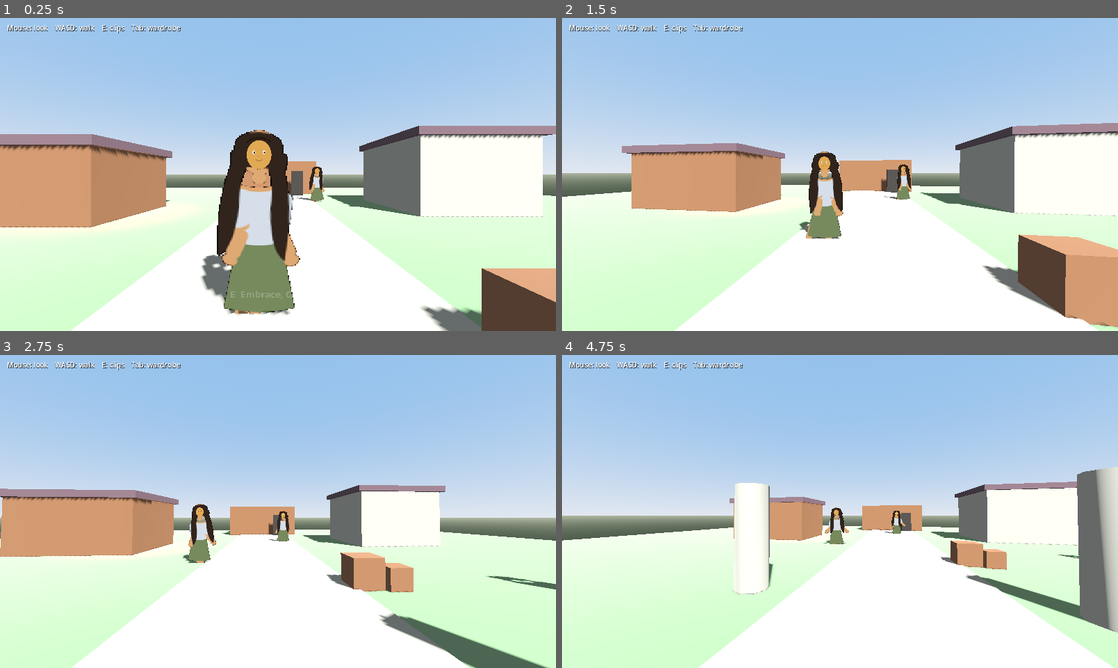
Above: before the commit, frames 1-4 (two rows, left to right).
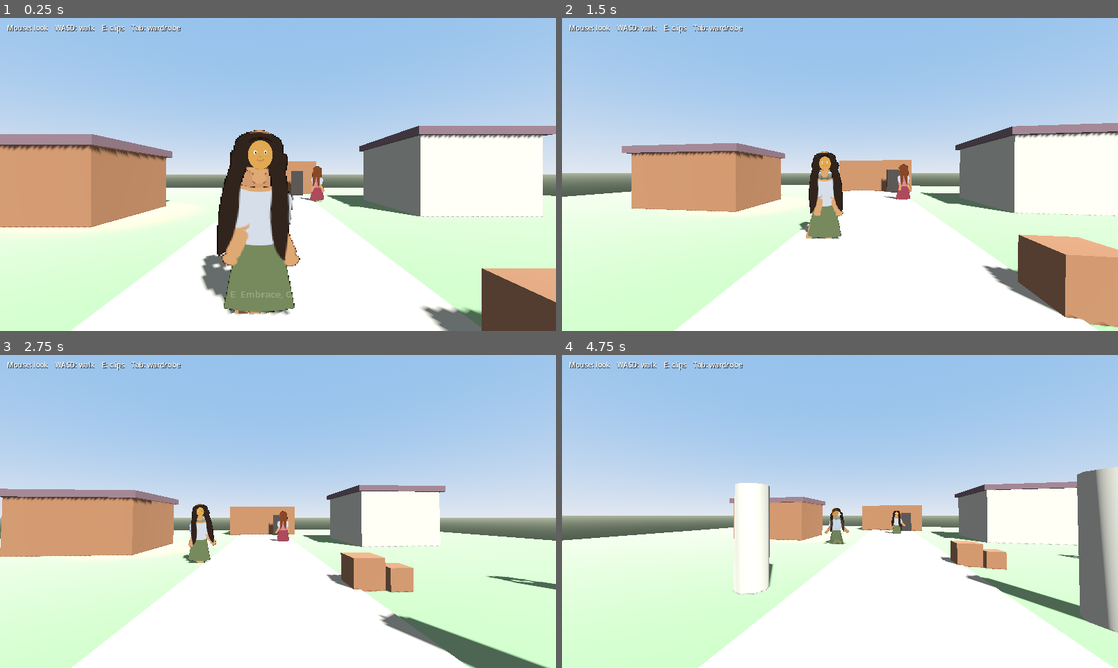
Above: after the commit, the same moments.

Repository: Fred4R/paperdoll-25d
Game: Godot game, scene res://scenes/main.tscn
The game is run twice, just before and just after one commit, with the same random seed, the same clock (stepped at 60 frames per second) and the same inputs.
Inputs (mouse positions are in pixels of both pictures, inside the frame that each line leads up to):
- Up to frame 1 (0.25 s): no input
- Up to frame 2 (1.5 s): tap Enter at 0.5 s; move the mouse to (867, 174) at 0.52 s; hold W (move_forward) from 0.53 s (still down); tap 1 (cycle_hair) at 0.6 s; move the mouse to (812, 174) at 1.27 s; tap 3 (cycle_pants) at 1.35 s
- Up to frame 3 (2.75 s): keep holding W (move_forward); move the mouse to (289, 505) at 2.02 s; tap 2 (cycle_shirt) at 2.1 s
- Up to frame 4 (4.75 s): keep holding W (move_forward); move the mouse to (834, 517) at 2.77 s; tap E (interact) at 2.85 s; move the mouse to (878, 514) at 3.52 s; hold Tab (wardrobe) 3.53-4.28 s; move the mouse to (795, 508) at 4.27 s; tap 9 at 4.35 s

The runs differ from the first frame. In frame 1, 0.3% of the frame differs, in the area x 44-59%, y 38-59%; in frame 2, 0.3%; in frame 3, 0.2%; in frame 4, less than 0.1%.

Commit message:
Eight views from four drawings and four flips.

Diff:
--- a/scripts/character_3d.gd
+++ b/scripts/character_3d.gd
@@ -8,6 +8,7 @@
 signal walk_ended(arrived: bool)
 
 const WALK_STUCK_TIME := 0.5
+const TURN_RATE := 10.0
 
 @export var move_speed: float = 1.4
 @export var gravity: float = 18.0
@@ -253,6 +254,9 @@
 			_walking = false
 			walk_ended.emit(false)
 
+	if not is_player and _mode != Mode.CLIP and input_dir.length_squared() > 0.002:
+		_turn_toward(input_dir, delta)
+
 	if not is_player or _preview_on:
 		var cam := get_viewport().get_camera_3d()
 		if cam:
@@ -266,9 +270,9 @@
 				forward.y = 0.0
 				if forward.length_squared() > 0.0001:
 					var angle := DollMath.heading(forward, to_cam)
-					var slice := DollMath.view_slice(angle)
-					paperdoll.set_view(DollMath.slice_view(slice))
-					sprite.flip_h = slice > 4
+					_slice = DollMath.held_slice(angle, _slice)
+					paperdoll.set_view(DollMath.slice_view(_slice), DollMath.slice_empty(_slice))
+					sprite.flip_h = DollMath.slice_flip(_slice)
 
 	_bob(delta, input_dir.length() > 0.05 and _mode != Mode.CLIP)
 	if paperdoll and paperdoll.has_method("drive") and _mode != Mode.CLIP:
@@ -379,12 +383,17 @@
 	other.y = 0.0
 	return flat.distance_to(other) <= 1.2
 
+## Forward is -Z for every body (the player camera looks down -Z), so the view cells read heading 0 as front.
 func _face(point: Vector3) -> void:
 	var flat := point - global_position
 	flat.y = 0.0
 	if flat.length_squared() < 0.0001:
 		return
-	rotation.y = atan2(flat.x, flat.z)
+	rotation.y = atan2(-flat.x, -flat.z)
+
+## A walking woman turns to face where she walks, so her cell follows her path.
+func _turn_toward(direction: Vector3, delta: float) -> void:
+	rotation.y = lerp_angle(rotation.y, atan2(-direction.x, -direction.z), minf(1.0, TURN_RATE * delta))
 
 var _slice := 0
 var _bob_t := 0.0
--- a/scripts/doll_math.gd
+++ b/scripts/doll_math.gd
@@ -68,11 +68,12 @@
 
 const HOLD_RAD := 0.14
 
+## Keep the current cell until the heading is 8° (HOLD_RAD) past its edge. Cell k is centered on k/8 of a turn.
 static func held_slice(angle: float, current: int) -> int:
 	var next := view_slice(angle)
 	if next == current:
 		return current
-	var center := float(current) / 8.0 * TAU - PI
+	var center := float(current) / 8.0 * TAU
 	if absf(shortest_delta(angle, center)) < PI / 8.0 + HOLD_RAD:
 		return current
 	return next
@@ -81,6 +82,9 @@
 	var turns := fposmod(angle + PI / 8.0, TAU) / TAU
 	return int(turns * 8.0) % 8
 
+## Eight cells around the doll, from four drawings. Heading 0 is the camera straight in front.
+## 0 front, 1 front quarter, 2 side, 4 back are drawn. 7, 6 mirror 1, 2 with a horizontal flip.
+## 3 and 5 (back quarters) have no drawing: they are empty cells that fall back to the back art (5 flipped).
 static func slice_view(slice: int) -> String:
 	if slice == 1 or slice == 7:
 		return "quarter"
@@ -92,6 +96,12 @@
 		return "back"
 	return "side"
 
+static func slice_flip(slice: int) -> bool:
+	return slice > 4
+
+static func slice_empty(slice: int) -> bool:
+	return slice == 3 or slice == 5
+
 static func gait_phase(distance_m: float) -> float:
 	if STRIDE_M <= 0.0:
 		return 0.0
--- a/scripts/interaction.gd
+++ b/scripts/interaction.gd
@@ -238,7 +238,7 @@
 	flat.y = 0.0
 	if flat.length_squared() < 0.0001:
 		return
-	npc.rotation.y = atan2(flat.x, flat.z)
+	npc.rotation.y = atan2(-flat.x, -flat.z)
 
 func _on_walk_ended(arrived: bool) -> void:
 	var woman := _tap_woman
--- a/scripts/paperdoll.gd
+++ b/scripts/paperdoll.gd
@@ -87,6 +87,8 @@
 var nude := false
 var _view_blend := 1.0
 var _quarter := false
+## True while the chosen cell has no drawing of its own (a back quarter) and shows its fallback.
+var empty_cell := false
 var _show_chest := false
 var _show_groin := false
 
@@ -327,7 +329,8 @@
 		if pivot:
 			pivot.rotation = DollMath.blend_angle(float(_ease_from[pivot_name]), pivot.rotation, weight)
 
-func set_view(view: String) -> void:
+func set_view(view: String, empty: bool = false) -> void:
+	empty_cell = empty
 	var side := view == "side"
 	var back := view == "back"
 	var quarter := view == "quarter"
